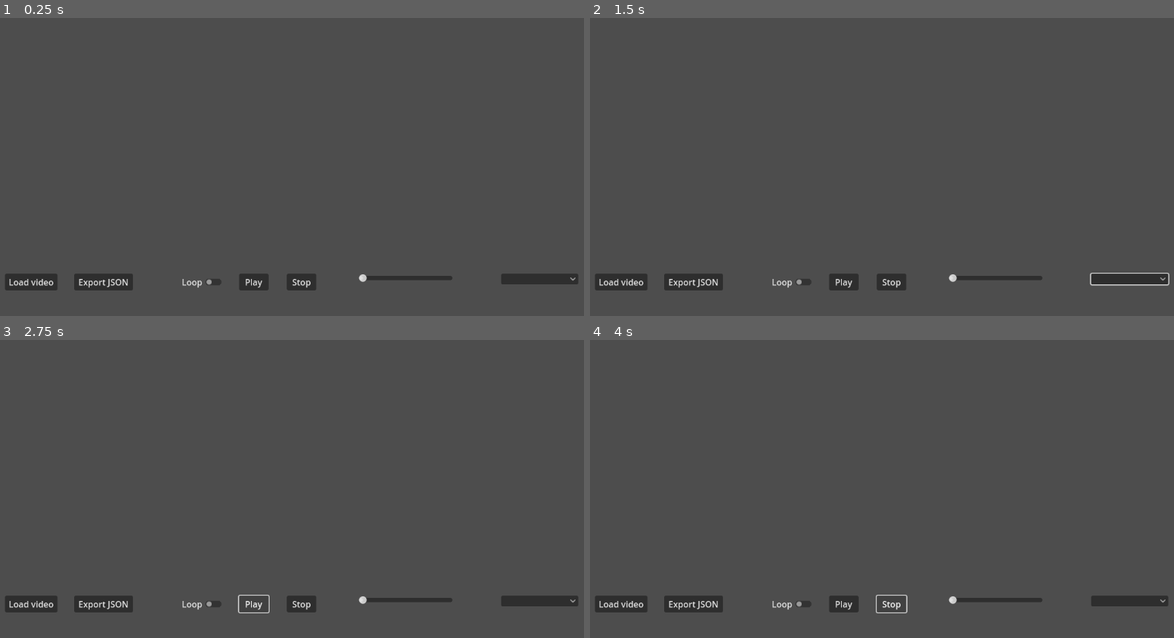
Above: before the commit, frames 1-4 (two rows, left to right).
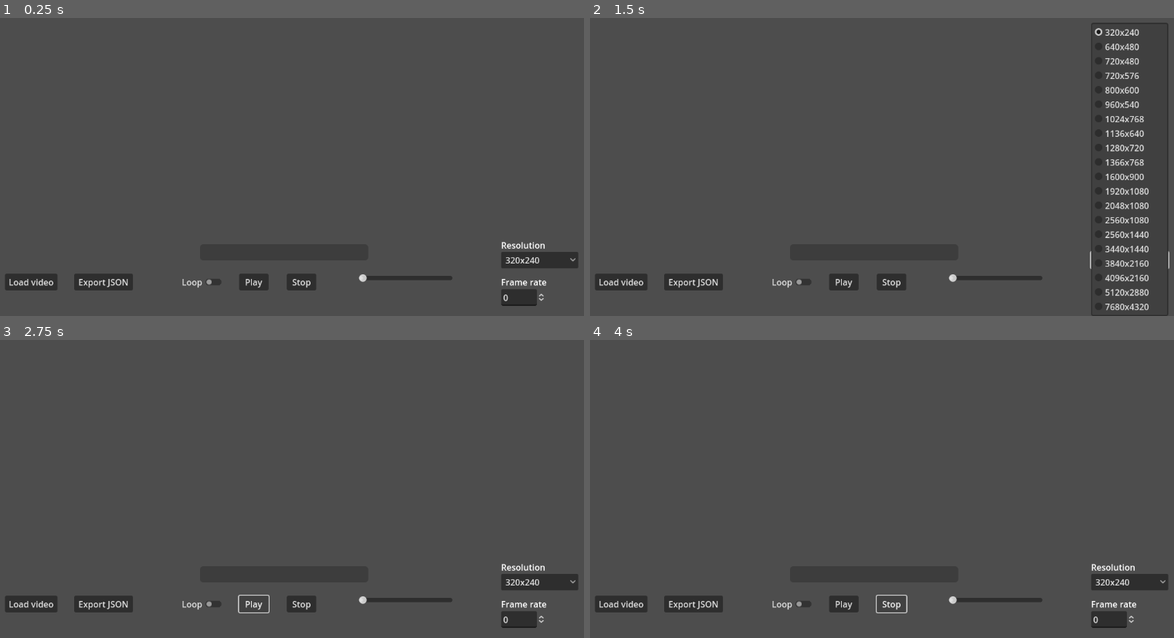
Above: after the commit, the same moments.

Repository: theRealDyer/VideoMouseTrackingSoftware
Game: Godot game, scene res://mainVideoTest.tscn
The game is run twice, just before and just after one commit, with the same random seed, the same clock (stepped at 60 frames per second) and the same inputs.
Inputs (mouse positions are in pixels of both pictures, inside the frame that each line leads up to):
- Up to frame 1 (0.25 s): no input
- Up to frame 2 (1.5 s): click (1127, 280) at 0.52 s; click (1127, 259) at 1.25 s, where only the run after the commit has a clickable "320x240"
- Up to frame 3 (2.75 s): click "Play" at 2 s
- Up to frame 4 (4 s): click "Play" at 2.75 s; click "Stop" at 3.5 s

The runs differ from the first frame. In frame 1, 1.6% of the frame differs, in the area x 85-99%, y 75-97%; in frame 2, 2.6%, in the area x 85-100%, y 1-100%; in frame 3, 1.6%; in frame 4, 1.6%.

Commit message:
added resolution and frame rate boxes that currently do nothing, except select your option.

Diff:
--- a/mainVideoTest.gd
+++ b/mainVideoTest.gd
@@ -9,6 +9,7 @@
 @onready var zoom = $Zoom
 @onready var boundPos = videoBounds.global_position
 @onready var exportJsonButton = $ExportJSON
+@onready var resolutionDropDown = $ResolutionDropDown
 
 # Variables for moving zoomed video
 var dragging=false
@@ -20,8 +21,18 @@
 	start.connect("pressed", _play_video)
 	loop.connect("pressed", _loop_video)
 	stop.connect("pressed", _stop_video)
+	exportJsonButton.connect("pressed", _export_json)
 
-	exportJsonButton.connect("pressed", _export_json)
+	# resolution options
+	var resolutions = [
+		"320x240", "640x480", "720x480", "720x576",
+		"800x600", "960x540", "1024x768", "1136x640",
+		"1280x720", "1366x768", "1600x900", "1920x1080",
+		"2048x1080", "2560x1080", "2560x1440", "3440x1440",
+		"3840x2160", "4096x2160", "5120x2880", "7680x4320"
+		]
+	for resolution in resolutions:
+		resolutionDropDown.add_item(resolution)
 
 # function to export json file upon button press
 func _export_json() -> void:
--- a/mainVideoTest.tscn
+++ b/mainVideoTest.tscn
@@ -22,9 +22,9 @@
 clip_contents = true
 anchors_preset = 0
 offset_left = 192.0
-offset_top = 64.0
+offset_top = 50.0
 offset_right = 958.0
-offset_bottom = 512.0
+offset_bottom = 498.0
 script = ExtResource("2_4yprk")
 
 [node name="VideoStreamPlayer" type="VideoStreamPlayer" parent="VideoBounds"]
@@ -82,12 +82,19 @@
 offset_bottom = 600.0
 text = "Export JSON"
 
-[node name="DropDown" type="OptionButton" parent="."]
+[node name="ResolutionDropDown" type="OptionButton" parent="."]
 layout_mode = 0
 offset_left = 980.0
-offset_top = 569.0
+offset_top = 528.0
 offset_right = 1124.0
-offset_bottom = 589.0
+offset_bottom = 548.0
+
+[node name="ResolutionLabel" type="Label" parent="ResolutionDropDown"]
+layout_mode = 0
+offset_top = -24.0
+offset_right = 83.0
+offset_bottom = -1.0
+text = "Resolution"
 
 [node name="Zoom" type="HSlider" parent="."]
 layout_mode = 0
@@ -100,5 +107,28 @@
 step = 0.1
 value = 1.0
 
+[node name="VideoProgressBar" type="ProgressBar" parent="."]
+layout_mode = 0
+offset_left = 418.0
+offset_top = 514.0
+offset_right = 732.0
+offset_bottom = 544.0
+show_percentage = false
+
+[node name="FrameRateSelect" type="SpinBox" parent="."]
+layout_mode = 0
+offset_left = 980.0
+offset_top = 598.0
+offset_right = 1063.06
+offset_bottom = 629.0
+max_value = 1000.0
+
+[node name="FramRateLabel" type="Label" parent="FrameRateSelect"]
+layout_mode = 0
+offset_top = -25.0
+offset_right = 86.0
+offset_bottom = -2.0
+text = "Frame rate"
+
 [connection signal="file_selected" from="FileDialog" to="." method="_on_file_dialog_file_selected"]
 [connection signal="pressed" from="LoadVideo" to="." method="_on_load_image_pressed"]
